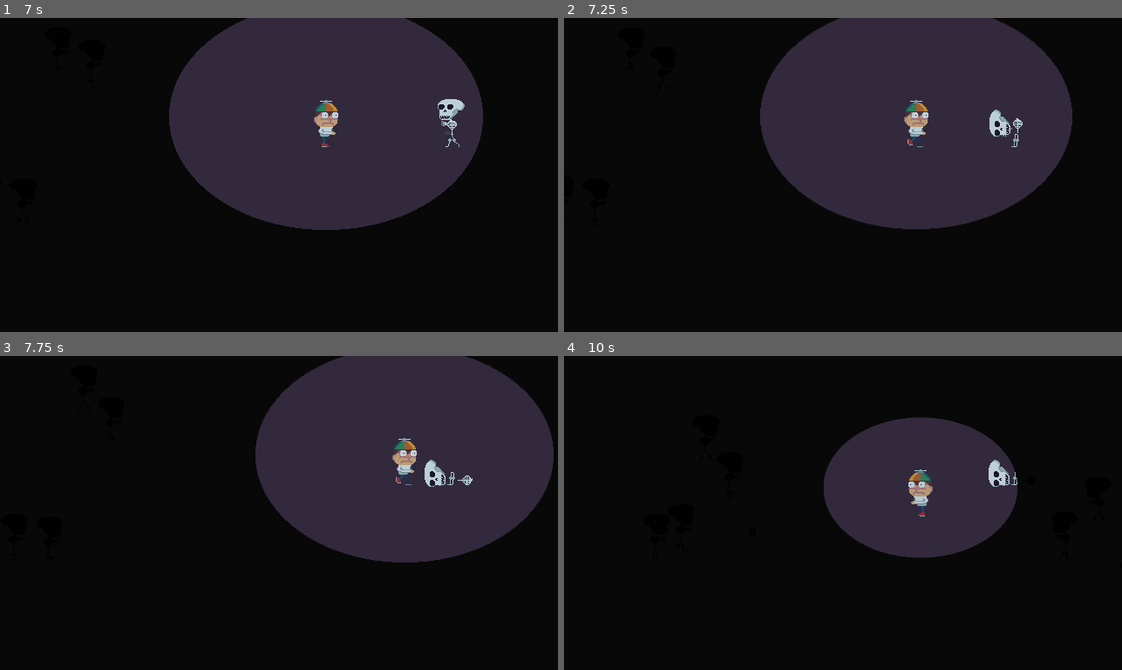
Above: before the commit, frames 1-4 (two rows, left to right).
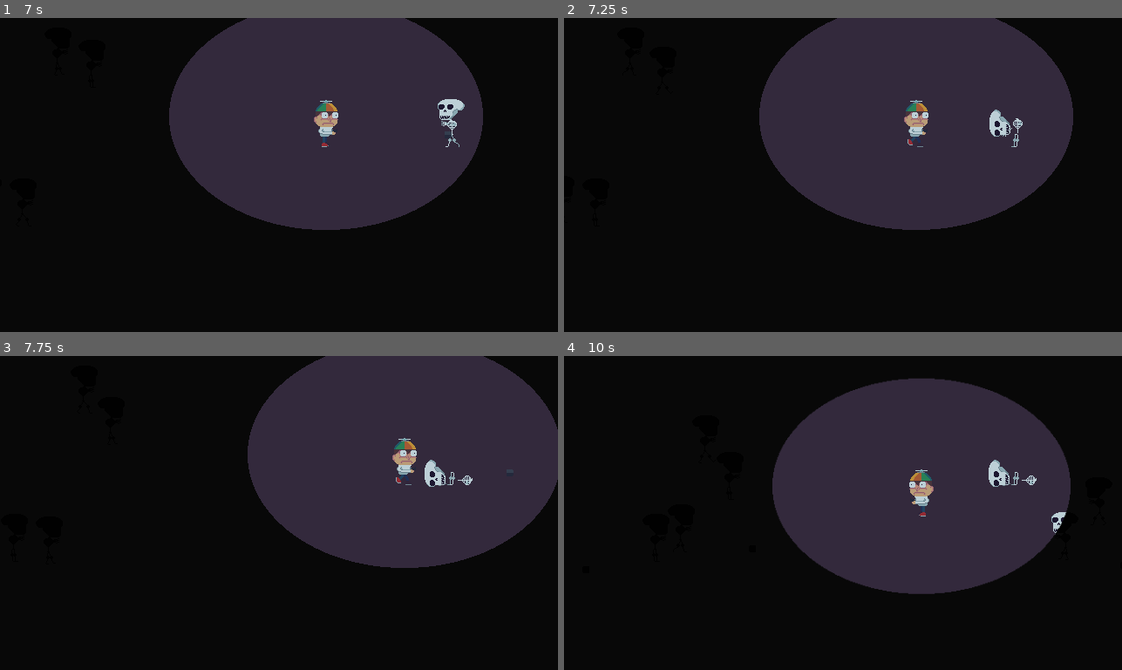
Above: after the commit, the same moments.

Repository: RustyMonky/fightOrFright
Game: Godot game, scene res://scenes/title/title.tscn
Two runs of this game, one before a commit and one after it. Both use one fixed random seed, a clock stepped at 60 frames per second and the inputs below.
Inputs:
- Up to frame 1 (7 s): tap Enter (ui_accept) at 0.5, 0.77, 0.8, 1.07, 1.35, 1.52, 1.82, 2.3, 3.02, 3.32, 4.52, 4.82, 5.3, 5.85, 6.02, 6.32, 6.77, 6.8 s; hold Space (ui_select) 0.53-1.28 s; hold Up (ui_up) 0.53-2.03 s; tap Space (ui_select) at 1.55, 2.85, 4.35, 6.05 s; hold Space (ui_select) 2.03-2.78 s; hold Left (ui_left) 2.03-3.53 s; hold Down (ui_down) 3.53-4.28 s; hold Enter (ui_accept) 3.53-4.28 s; hold Right (ui_right) 4.28-5.03 s; hold Up (ui_up) 5.03-5.78 s; hold Space (ui_select) 5.03-5.78 s; hold Right (ui_right) from 5.78 s (still down); hold Space (ui_select) from 6.53 s (still down)
- Up to frame 2 (7.25 s): keep holding Right (ui_right); keep holding Space (ui_select); tap Enter (ui_accept) at 7.07 s
- Up to frame 3 (7.75 s): keep holding Right (ui_right); release Space (ui_select) at 7.28 s; tap Space (ui_select) at 7.35 s; tap Enter (ui_accept) at 7.52 s
- Up to frame 4 (10 s): tap Enter (ui_accept) at 7.82, 9.02, 9.32, 9.77, 9.8 s; release Right (ui_right) at 8.03 s; hold Down (ui_down) 8.03-8.78 s; hold Enter (ui_accept) 8.03-8.78 s; hold Left (ui_left) 8.78-9.53 s; tap Space (ui_select) at 8.85 s; hold Up (ui_up) from 9.53 s (still down); hold Space (ui_select) from 9.53 s (still down)

Frame 1 is identical in both runs. In frame 2, 0.4% of the frame differs, in the area x 35-92%, y 0-68%; in frame 3, 2.6%; in frame 4, 17%, in the area x 37-91%, y 7-76%.

Commit message:
Completely removes skeleton collider upon death

Diff:
--- a/actors/enemies/skeleton/skeleton.gd
+++ b/actors/enemies/skeleton/skeleton.gd
@@ -1,4 +1,6 @@
 extends KinematicBody2D
+
+const SPEED = 8
 
 enum STATE {ALIVE, FOLLOW, DEAD, TITLE}
 
@@ -17,12 +19,12 @@
 var timmy
 var walkAnimation = load("res://assets/spriteFrames/enemies/skeleton/skeletonWalk.tres")
 
-var speed = 32
+var speed = SPEED * 4
 
 func _ready():
 	if !get_parent().has_node("timmy"):
 		currentState = STATE.TITLE
-		speed = 24
+		speed = SPEED * 3
 	else:
 		timmy = get_parent().get_node("timmy")
 	animations.playing = true
@@ -62,7 +64,7 @@
 func take_damage():
 	hp -= 1
 	if hp == 0:
-		collider.disabled = true
+		self.remove_child(collider)
 		self.remove_child(lightOccluder)
 		self.z_index = -1
 		if timmy.fear > 0:
--- a/actors/enemies/skeleton/skeleton.tscn
+++ b/actors/enemies/skeleton/skeleton.tscn
@@ -4,7 +4,6 @@
 [ext_resource path="res://assets/spriteFrames/enemies/skeleton/skeletonWalk.tres" type="SpriteFrames" id=2]
 
 [sub_resource type="OccluderPolygon2D" id=1]
-
 closed = false
 cull_mode = 2
 polygon = PoolVector2Array( -10.4028, 30.7857, 9.11765, 30.2233 )
@@ -12,58 +11,25 @@
 [node name="skeleton" type="KinematicBody2D" groups=[
 "enemies",
 ]]
+script = ExtResource( 1 )
 
-input_pickable = false
-collision_layer = 1
-collision_mask = 1
-collision/safe_margin = 0.08
-script = ExtResource( 1 )
-_sections_unfolded = [ "Collision", "Visibility" ]
-
-[node name="animations" type="AnimatedSprite" parent="." index="0"]
-
+[node name="animations" type="AnimatedSprite" parent="."]
 frames = ExtResource( 2 )
 animation = "skeletonMove"
 
-[node name="collider" type="CollisionPolygon2D" parent="." index="1"]
+[node name="collider" type="CollisionPolygon2D" parent="."]
+polygon = PoolVector2Array( -16.2312, -18.925, -10.0554, -24.1587, -7.01986, -24.9961, 6.7971, -24.8914, 9.93732, -24.1587, 14.857, -20.0764, 14.9617, -14.11, 13.1822, -12.6446, 12.8682, -3.11922, 10.9841, -1.02574, 10.9841, 4.836, 9.30928, 5.98741, 0.0979691, 9.651, -0.216057, 15.5127, 7.63449, 29.335, -9.63671, 29.5444, -3.35627, 14.9947, -2.8329, 9.97036, -7.12453, 5.88807, -7.12453, 1.70111, -1.99551, -1.02041, -1.99551, -3.11389, -7.96193, -8.94473, -7.96193, -11.9803, -12.9863, -12.0849, -16.3358, -15.8532 )
 
-build_mode = 0
-polygon = PoolVector2Array( -16.2312, -18.925, -10.0554, -24.1587, -7.01986, -24.9961, 6.7971, -24.8914, 9.93732, -24.1587, 14.857, -20.0764, 14.9617, -14.11, 13.1822, -12.6446, 12.8682, -3.11922, 10.9841, -1.02574, 10.9841, 4.836, 9.30928, 5.98741, 0.0979691, 9.651, -0.216057, 15.5127, 7.63449, 29.335, -9.63671, 29.5444, -3.35627, 14.9947, -2.8329, 9.97036, -7.12453, 5.88807, -7.12453, 1.70111, -1.99551, -1.02041, -1.99551, -3.11389, -7.96193, -8.94473, -7.96193, -11.9803, -12.9863, -12.0849, -16.3358, -15.8532 )
-_sections_unfolded = [ "Transform", "Z Index" ]
-
-[node name="fadeTimer" type="Timer" parent="." index="2"]
-
-process_mode = 1
+[node name="fadeTimer" type="Timer" parent="."]
 wait_time = 3.0
 one_shot = true
-autostart = false
 
-[node name="fadeTween" type="Tween" parent="." index="3"]
+[node name="fadeTween" type="Tween" parent="."]
 
-repeat = false
-playback_process_mode = 1
-playback_speed = 1.0
-playback/active = false
-playback/repeat = false
-playback/speed = 1.0
+[node name="lightOccluder" type="LightOccluder2D" parent="."]
+occluder = SubResource( 1 )
 
-[node name="lightOccluder" type="LightOccluder2D" parent="." index="4"]
-
-occluder = SubResource( 1 )
-light_mask = 1
-_sections_unfolded = [ "Transform", "Visibility" ]
-
-[node name="audio" type="AudioStreamPlayer" parent="." index="5"]
-
-stream = null
-volume_db = 0.0
-pitch_scale = 1.0
-autoplay = false
-mix_target = 0
-bus = "Master"
-
+[node name="audio" type="AudioStreamPlayer" parent="."]
 [connection signal="animation_finished" from="animations" to="." method="_on_animations_animation_finished" flags=3]
-
 [connection signal="timeout" from="fadeTimer" to="." method="_on_fadeTimer_timeout"]
-
 [connection signal="tween_completed" from="fadeTween" to="." method="_on_fadeTween_tween_completed"]
--- a/actors/projectiles/bullet/bullet.tscn
+++ b/actors/projectiles/bullet/bullet.tscn
@@ -4,28 +4,13 @@
 [ext_resource path="res://assets/sprites/projectiles/bullet/bulletHoriz.png" type="Texture" id=2]
 
 [node name="bullet" type="Area2D"]
+script = ExtResource( 1 )
 
-input_pickable = true
-gravity_vec = Vector2( 0, 1 )
-gravity = 98.0
-linear_damp = 0.1
-angular_damp = 1.0
-audio_bus_override = false
-audio_bus_name = "Master"
-script = ExtResource( 1 )
-_sections_unfolded = [ "Collision", "Transform" ]
+[node name="Sprite" type="Sprite" parent="."]
+texture = ExtResource( 2 )
 
-[node name="Sprite" type="Sprite" parent="." index="0"]
-
-texture = ExtResource( 2 )
-_sections_unfolded = [ "Transform" ]
-
-[node name="CollisionPolygon2D" type="CollisionPolygon2D" parent="." index="1"]
-
+[node name="CollisionPolygon2D" type="CollisionPolygon2D" parent="."]
 rotation = -1.5708
 scale = Vector2( 0.5, 0.5 )
-build_mode = 0
 polygon = PoolVector2Array( 3.95025, -1.85655, 3.95023, 3.82829, -3.93519, 4.01164, -3.9963, -1.9177, -1.97909, -3.87377, 1.87193, -3.99601 )
-_sections_unfolded = [ "Transform", "Z Index" ]
-
 [connection signal="body_entered" from="." to="." method="_on_bullet_body_entered"]
--- a/actors/timmy/timmy.tscn
+++ b/actors/timmy/timmy.tscn
@@ -6,112 +6,44 @@
 [ext_resource path="res://assets/sprites/light/timmy-light.png" type="Texture" id=4]
 
 [sub_resource type="CircleShape2D" id=1]
-
-custom_solver_bias = 0.0
 radius = 110.0
 
 [node name="timmy" type="KinematicBody2D" groups=[
 "timmy",
 ]]
+script = ExtResource( 1 )
 
-input_pickable = false
-collision_layer = 1
-collision_mask = 1
-collision/safe_margin = 0.08
-script = ExtResource( 1 )
-_sections_unfolded = [ "Collision", "Pickable", "Transform", "collision" ]
-
-[node name="animations" type="AnimatedSprite" parent="." index="0"]
-
+[node name="animations" type="AnimatedSprite" parent="."]
 frames = ExtResource( 2 )
 animation = "timmyWalk"
-_sections_unfolded = [ "Transform", "Visibility" ]
 
-[node name="collider" type="CollisionPolygon2D" parent="." index="1"]
+[node name="collider" type="CollisionPolygon2D" parent="."]
+polygon = PoolVector2Array( -14.2181, -6.34605, -14.2181, -6.34605, -7.02144, -23.4381, 6.60081, -23.1811, 11.8698, -12.6431, 13.669, -4.41837, 13.669, 0.465076, 9.04253, 5.99109, 9.04253, 12.6737, 6.21527, 17.9427, 5.05867, 29.7658, -4.06567, 30.0228, -3.93716, 26.1674, -1.1099, 24.1112, -2.78055, 17.5571, -10.2342, 15.758, -13.19, 12.8022, -12.933, 9.20388 )
 
-build_mode = 0
-polygon = PoolVector2Array( -14.2181, -6.34605, -14.2181, -6.34605, -7.02144, -23.4381, 6.60081, -23.1811, 11.8698, -12.6431, 13.669, -4.41837, 13.669, 0.465076, 9.04253, 5.99109, 9.04253, 12.6737, 6.21527, 17.9427, 5.05867, 29.7658, -4.06567, 30.0228, -3.93716, 26.1674, -1.1099, 24.1112, -2.78055, 17.5571, -10.2342, 15.758, -13.19, 12.8022, -12.933, 9.20388 )
-_sections_unfolded = [ "Z Index" ]
+[node name="invincibleTimer" type="Timer" parent="."]
+wait_time = 3.0
 
-[node name="invincibleTimer" type="Timer" parent="." index="2"]
-
-process_mode = 1
-wait_time = 3.0
-one_shot = false
-autostart = false
-
-[node name="animationPlayer" type="AnimationPlayer" parent="." index="3"]
-
-root_node = NodePath("..")
-autoplay = ""
-playback_process_mode = 1
-playback_default_blend_time = 0.0
-playback_speed = 1.0
+[node name="animationPlayer" type="AnimationPlayer" parent="."]
 anims/timmyDamaged = ExtResource( 3 )
 anims/timmyDeath = ExtResource( 3 )
-blend_times = [  ]
-_sections_unfolded = [ "Playback Options" ]
 
-[node name="fearRange" type="Area2D" parent="." index="4"]
+[node name="fearRange" type="Area2D" parent="."]
+editor/display_folded = true
 
-editor/display_folded = true
-input_pickable = true
-gravity_vec = Vector2( 0, 1 )
-gravity = 98.0
-linear_damp = 0.1
-angular_damp = 1.0
-audio_bus_override = false
-audio_bus_name = "Master"
-
-[node name="fearCollider" type="CollisionShape2D" parent="fearRange" index="0"]
-
+[node name="fearCollider" type="CollisionShape2D" parent="fearRange"]
 shape = SubResource( 1 )
 
-[node name="light" type="Light2D" parent="." index="5"]
-
-enabled = true
-editor_only = false
+[node name="light" type="Light2D" parent="."]
 texture = ExtResource( 4 )
-offset = Vector2( 0, 0 )
-texture_scale = 1.0
-color = Color( 1, 1, 1, 1 )
-energy = 1.0
-mode = 0
-range_height = 0.0
-range_z_min = -1024
-range_z_max = 1024
-range_layer_min = 0
-range_layer_max = 0
-range_item_cull_mask = 1
 shadow_enabled = true
 shadow_color = Color( 0, 0, 0, 1 )
 shadow_buffer_size = 512
 shadow_gradient_length = 5.0
 shadow_filter = 1
-shadow_filter_smooth = 0.0
-shadow_item_cull_mask = 1
-_sections_unfolded = [ "Range", "Shadow", "Transform" ]
 
-[node name="lightTween" type="Tween" parent="." index="6"]
+[node name="lightTween" type="Tween" parent="."]
 
-repeat = false
-playback_process_mode = 1
-playback_speed = 1.0
-playback/active = false
-playback/repeat = false
-playback/speed = 1.0
-
-[node name="audio" type="AudioStreamPlayer" parent="." index="7"]
-
-stream = null
-volume_db = 0.0
-pitch_scale = 1.0
-autoplay = false
-mix_target = 0
-bus = "Master"
-
+[node name="audio" type="AudioStreamPlayer" parent="."]
 [connection signal="animation_finished" from="animations" to="." method="_on_animations_animation_finished"]
-
 [connection signal="timeout" from="invincibleTimer" to="." method="_on_invincibleTimer_timeout"]
-
 [connection signal="body_entered" from="fearRange" to="." method="_on_fearRange_body_entered"]
--- a/scenes/main/main.tscn
+++ b/scenes/main/main.tscn
@@ -6,117 +6,51 @@
 [ext_resource path="res://assets/sprites/level/background.png" type="Texture" id=4]
 [ext_resource path="res://assets/sounds/music/Iwan Gabovitch - Dark Ambience Loop.wav" type="AudioStream" id=5]
 
-
-
 [sub_resource type="RectangleShape2D" id=1]
-
-custom_solver_bias = 0.0
 extents = Vector2( 20, 180 )
 
-[node name="main" type="Node2D" index="0"]
-
+[node name="main" type="Node2D"]
 script = ExtResource( 1 )
 
-[node name="viewport" type="Viewport" parent="." index="0"]
-
-arvr = false
+[node name="viewport" type="Viewport" parent="."]
 size = Vector2( 640, 360 )
-own_world = false
-world = null
-transparent_bg = false
-msaa = 0
-hdr = true
 disable_3d = true
 usage = 0
-debug_draw = 0
-render_target_v_flip = false
-render_target_clear_mode = 0
-render_target_update_mode = 2
-audio_listener_enable_2d = false
-audio_listener_enable_3d = false
-physics_object_picking = false
-gui_disable_input = false
-gui_snap_controls_to_pixels = true
-shadow_atlas_size = 0
-shadow_atlas_quad_0 = 2
-shadow_atlas_quad_1 = 2
-shadow_atlas_quad_2 = 3
-shadow_atlas_quad_3 = 4
 
-[node name="timmy" parent="." index="1" instance=ExtResource( 2 )]
+[node name="timmy" parent="." instance=ExtResource( 2 )]
+position = Vector2( 320, 180 )
 
-position = Vector2( 320, 180 )
-_sections_unfolded = [ "Collision", "Material", "Pickable", "Transform", "Visibility", "collision" ]
+[node name="spawner" parent="." instance=ExtResource( 3 )]
 
-[node name="spawner" parent="." index="2" instance=ExtResource( 3 )]
+[node name="triggerZoneLeft" type="Area2D" parent="."]
+editor/display_folded = true
 
-[node name="triggerZoneLeft" type="Area2D" parent="." index="3"]
-
-editor/display_folded = true
-input_pickable = true
-gravity_vec = Vector2( 0, 1 )
-gravity = 98.0
-linear_damp = 0.1
-angular_damp = 1.0
-audio_bus_override = false
-audio_bus_name = "Master"
-_sections_unfolded = [ "Transform" ]
-
-[node name="triggerCollider" type="CollisionShape2D" parent="triggerZoneLeft" index="0"]
-
+[node name="triggerCollider" type="CollisionShape2D" parent="triggerZoneLeft"]
 position = Vector2( 140, 180 )
 shape = SubResource( 1 )
-_sections_unfolded = [ "Transform", "Visibility" ]
 
-[node name="triggerZoneRight" type="Area2D" parent="." index="4"]
+[node name="triggerZoneRight" type="Area2D" parent="."]
+editor/display_folded = true
 
-editor/display_folded = true
-input_pickable = true
-gravity_vec = Vector2( 0, 1 )
-gravity = 98.0
-linear_damp = 0.1
-angular_damp = 1.0
-audio_bus_override = false
-audio_bus_name = "Master"
-_sections_unfolded = [ "Transform" ]
-
-[node name="triggerCollider" type="CollisionShape2D" parent="triggerZoneRight" index="0"]
-
+[node name="triggerCollider" type="CollisionShape2D" parent="triggerZoneRight"]
 position = Vector2( 540, 180 )
 shape = SubResource( 1 )
-_sections_unfolded = [ "Transform", "Visibility" ]
 
-[node name="background" type="Sprite" parent="." index="5"]
-
+[node name="background" type="Sprite" parent="."]
 show_behind_parent = true
 z_index = -2
 texture = ExtResource( 4 )
 centered = false
-_sections_unfolded = [ "Offset", "Visibility", "Z Index" ]
 
-[node name="CanvasModulate" type="CanvasModulate" parent="." index="6"]
+[node name="CanvasModulate" type="CanvasModulate" parent="."]
+color = Color( 0, 0, 0, 0.882353 )
 
-color = Color( 0, 0, 0, 0.882353 )
-_sections_unfolded = [ "Visibility" ]
-
-[node name="gameTime" type="Timer" parent="." index="7"]
-
-process_mode = 1
-wait_time = 1.0
-one_shot = false
+[node name="gameTime" type="Timer" parent="."]
 autostart = true
 
-[node name="backgroundMusic" type="AudioStreamPlayer" parent="." index="8"]
-
+[node name="backgroundMusic" type="AudioStreamPlayer" parent="."]
 stream = ExtResource( 5 )
-volume_db = 0.0
-pitch_scale = 1.0
 autoplay = true
-mix_target = 0
-bus = "Master"
-
 [connection signal="body_entered" from="triggerZoneLeft" to="." method="_on_triggerZone_body_entered"]
-
 [connection signal="body_entered" from="triggerZoneRight" to="." method="_on_triggerZone_body_entered"]
-
 [connection signal="timeout" from="gameTime" to="." method="_on_gameTime_timeout"]
--- a/scenes/title/title.tscn
+++ b/scenes/title/title.tscn
@@ -9,7 +9,6 @@
 [ext_resource path="res://scenes/help/help.tscn" type="PackedScene" id=7]
 [ext_resource path="res://assets/sounds/effects/darkLongHits.wav" type="AudioStream" id=8]
 [ext_resource path="res://scenes/credits/credits.tscn" type="PackedScene" id=9]
-
 
 [node name="title" type="Control"]
 anchor_right = 1.0
